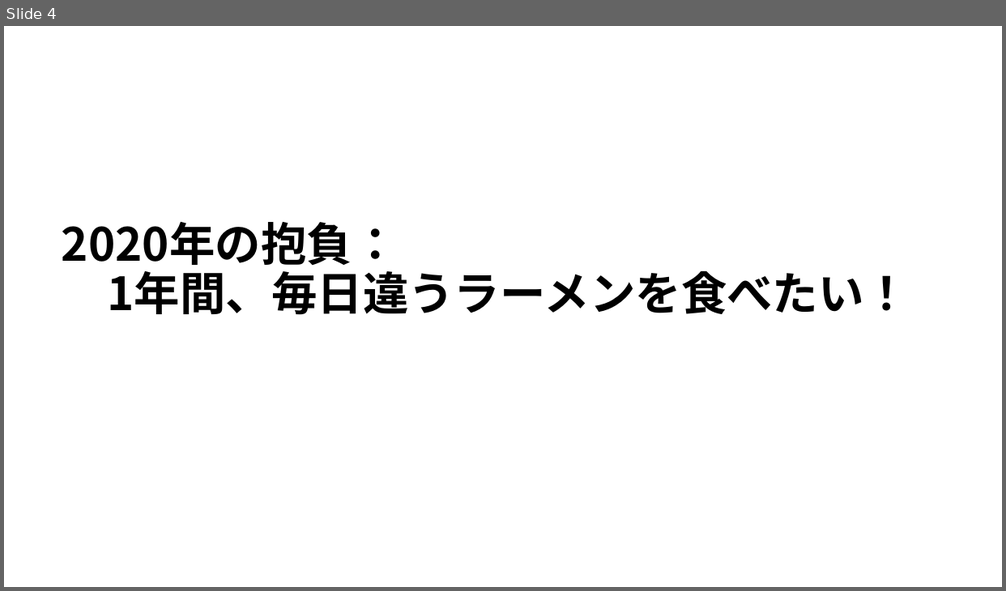
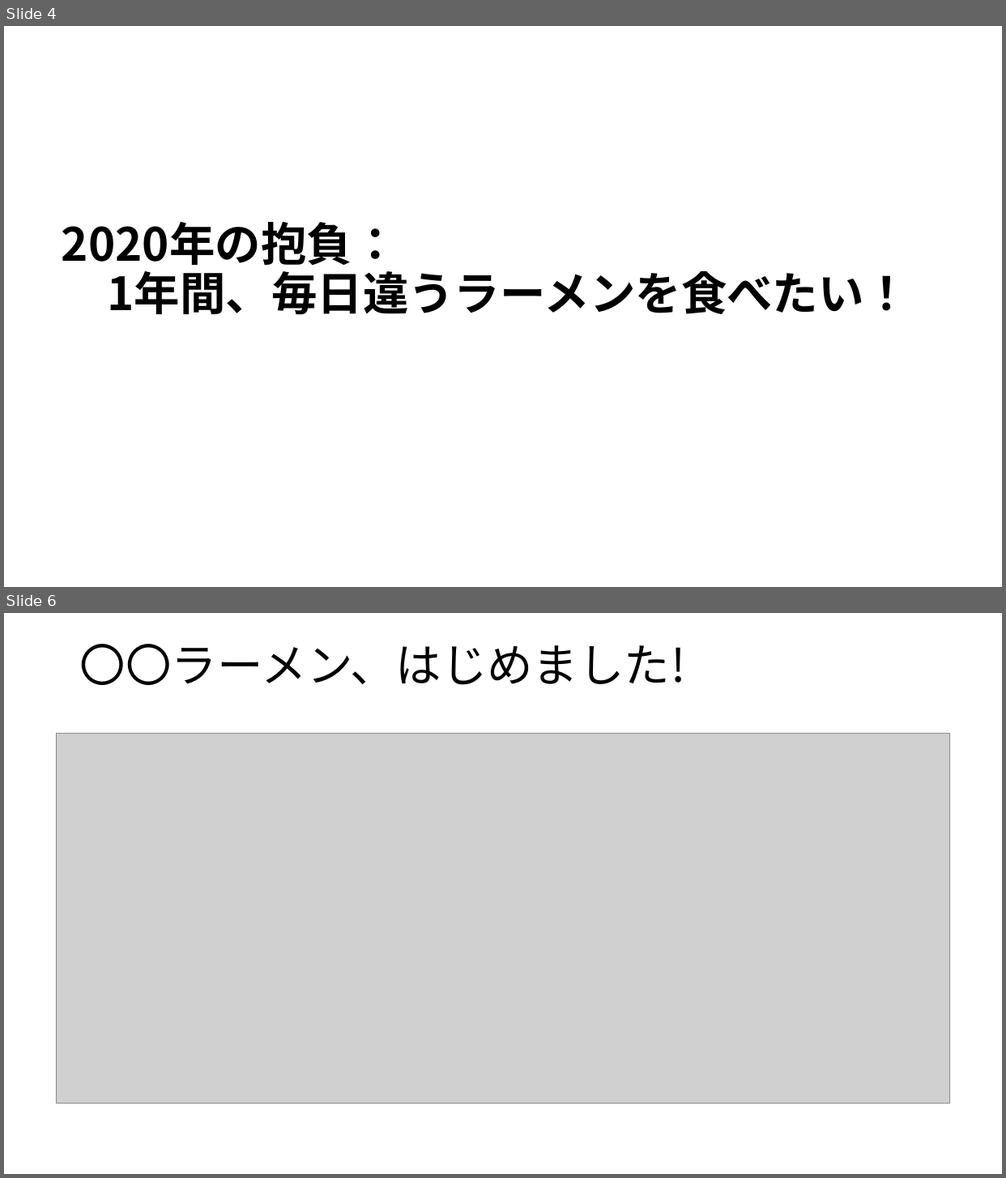
Before and after one commit to harima-molgroup/test, a slide deck: Education/Ramen/docs/オブジェクト指向ハンズオン.pptx. Shown one above the other, each under a label of ours: slide 4 before the commit, slides 4 and 6 after it; the slides between them are not shown. The pictures are 1006x591 and 1006x1178 pixels, drawn with LibreOffice and Linux fonts; fonts in the diff are those of the drawing; grey boxes stand for pictures. Boxes give left, top, right and bottom in pixels: in the first picture for what was removed or moved away, otherwise in the second. Text is boxed around its words. In the diff, an @@ line names an element or a change of style, - is before the commit and + after.

Commit message:
ドキュメント更新

```diff
--- a/Education/Ramen/docs/オブジェクト指向ハンズオン.pptx
+++ b/Education/Ramen/docs/オブジェクト指向ハンズオン.pptx
@@ slide 6 added at [4, 613, 1002, 1174], background #FFFFFF @@
@@ title added at [80, 644, 685, 685], 44 pt, text #000000 @@
+〇〇ラーメン、はじめました!
@@ picture added at [57, 733, 950, 1103] @@
```
Also in this commit, not shown: 3 slides changed, 4 other slides added, 2 other files.
